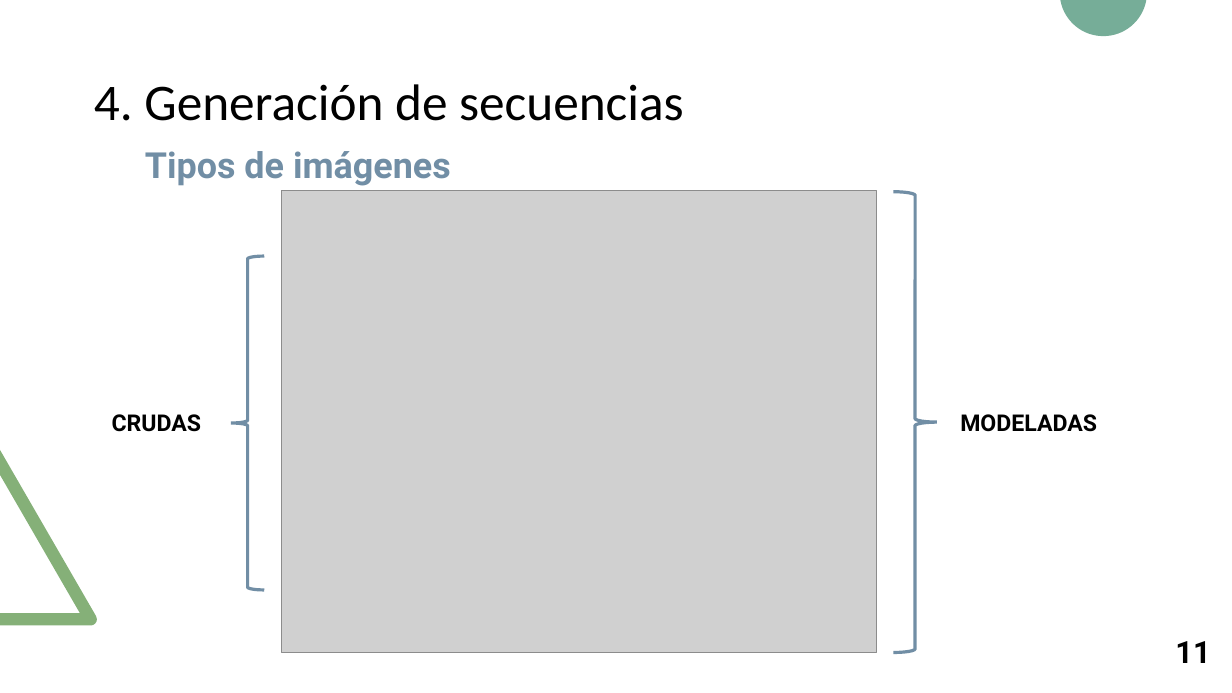
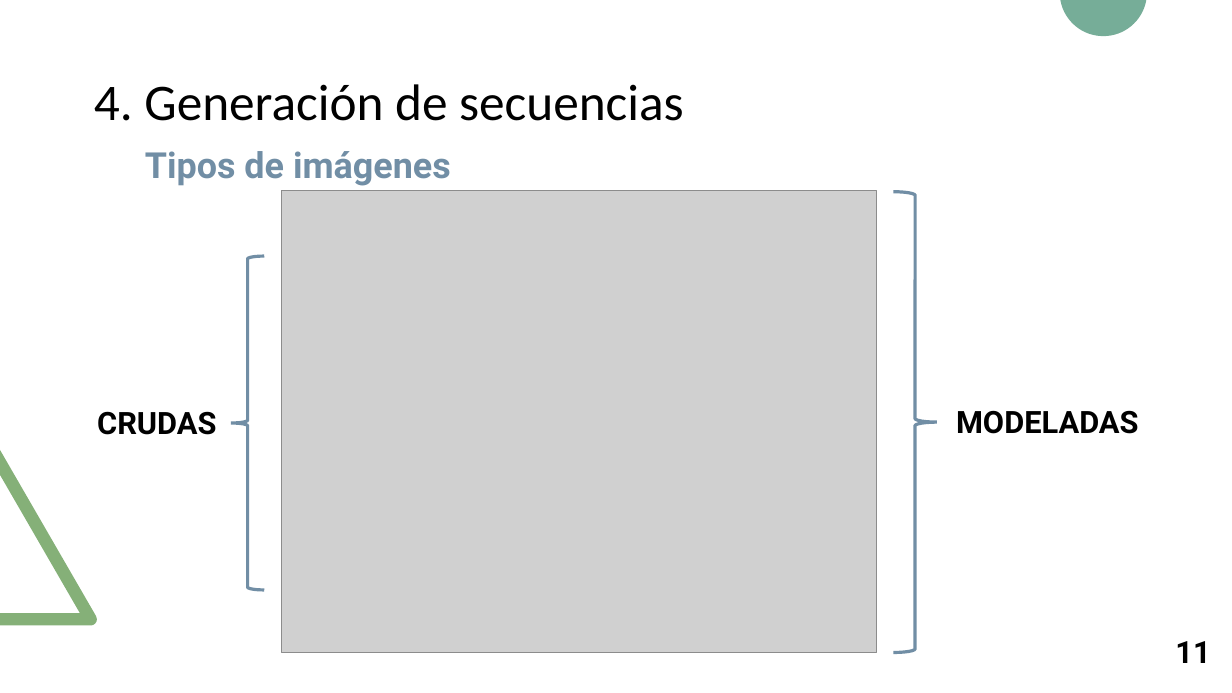
Before and after one commit to RoboticsLabURJC/2017-tfm-nuria-oyaga, a slide deck: slide 12 of Documentation/Presentacion-TFM/Presentacion-TFM.pptx. Drawn at 1232x693 pixels with LibreOffice and Linux fonts; fonts in the diff are those of the drawing; grey boxes stand for pictures. Boxes give left, top, right and bottom in pixels: in the first picture for what was removed or moved away, otherwise in the second. Text is boxed around its words. In the diff, an @@ line names an element or a change of style, - is before the commit and + after.

```diff
--- a/Documentation/Presentacion-TFM/Presentacion-TFM.pptx
+++ b/Documentation/Presentacion-TFM/Presentacion-TFM.pptx
@@ text "CRUDAS": place and size @@
-text "CRUDAS" at <box>112,414,202,432</box>
+text "CRUDAS" at <box>97,411,216,435</box>
@@ text "CRUDAS" at <box>97,411,216,435</box>: size 18 to 24 pt @@
@@ text "MODELADAS" at <box>956,410,1139,434</box>: size 18 to 24 pt @@
```
Also in this commit, not shown: 26 other slides changed, 2 other files.
